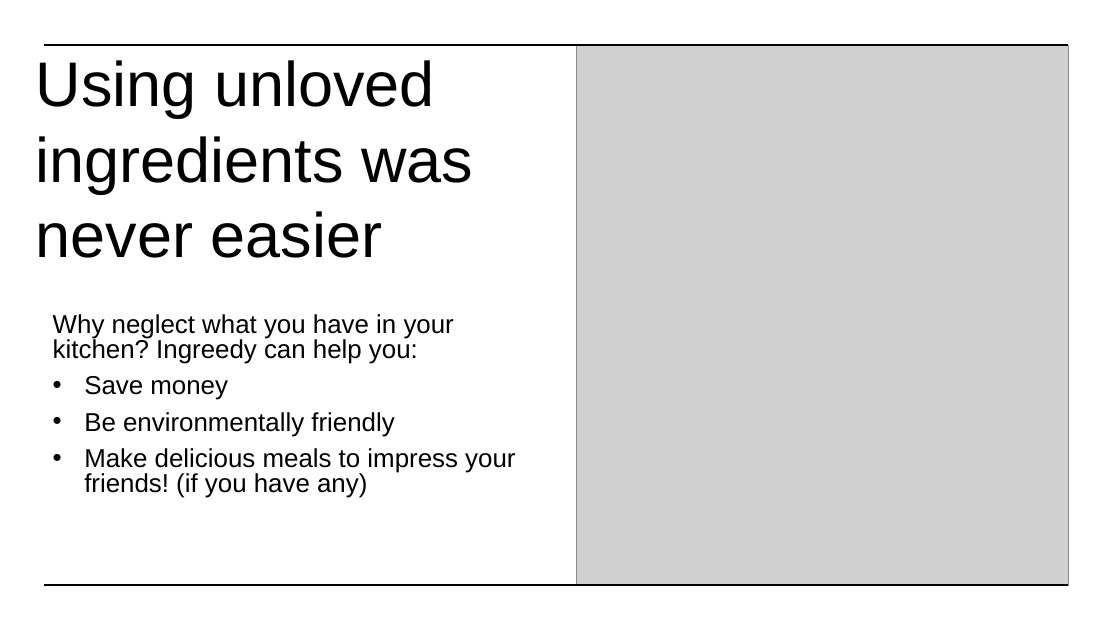
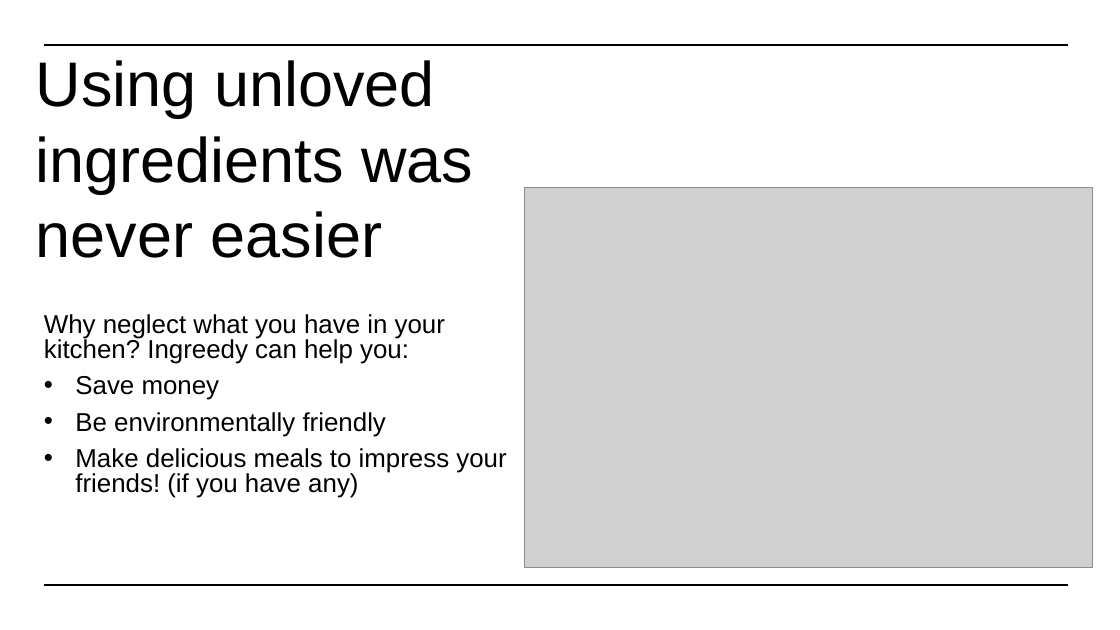
Before and after one commit to steficurson/ingreedyHTBX, a slide deck: slide 3 of Ingreedy.pptx. Drawn at 1120x630 pixels with LibreOffice and Linux fonts; fonts in the diff are those of the drawing; grey boxes stand for pictures. Boxes give left, top, right and bottom in pixels: in the first picture for what was removed or moved away, otherwise in the second. Text is boxed around its words. In the diff, an @@ line names an element or a change of style, - is before the commit and + after.

```diff
--- a/Ingreedy.pptx
+++ b/Ingreedy.pptx
@@ picture: place and size @@
-picture at (577,45,1069,586)
+picture at (524,187,1093,567)
@@ subtitle "Why neglect what you have ...": place and size @@
-subtitle "Why neglect what you have ..." at (53,314,515,498)
+subtitle "Why neglect what you have ..." at (44,314,506,498)
```
Also in this commit, not shown: 2 other slides changed, 5 slides added.
